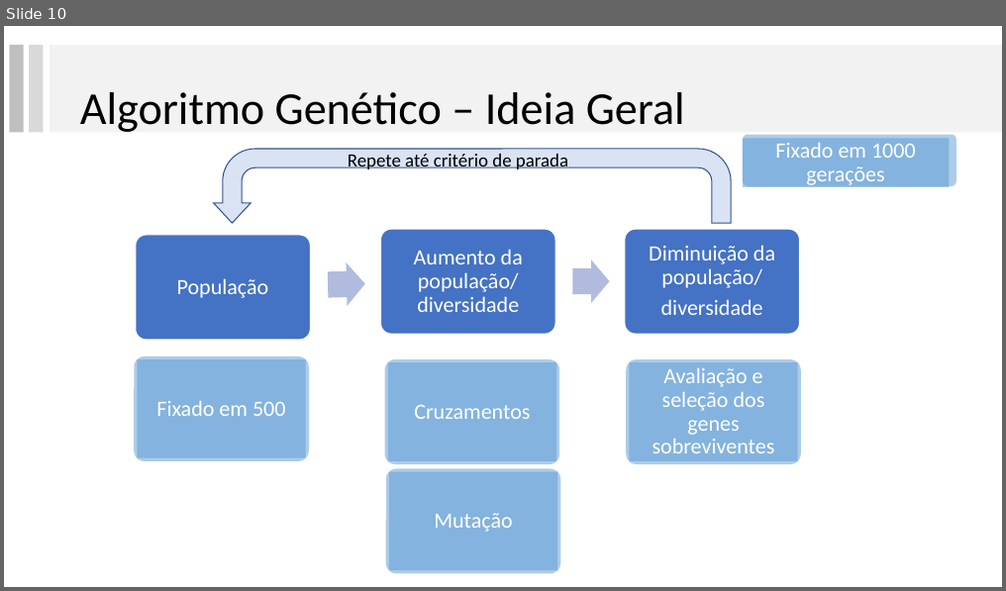
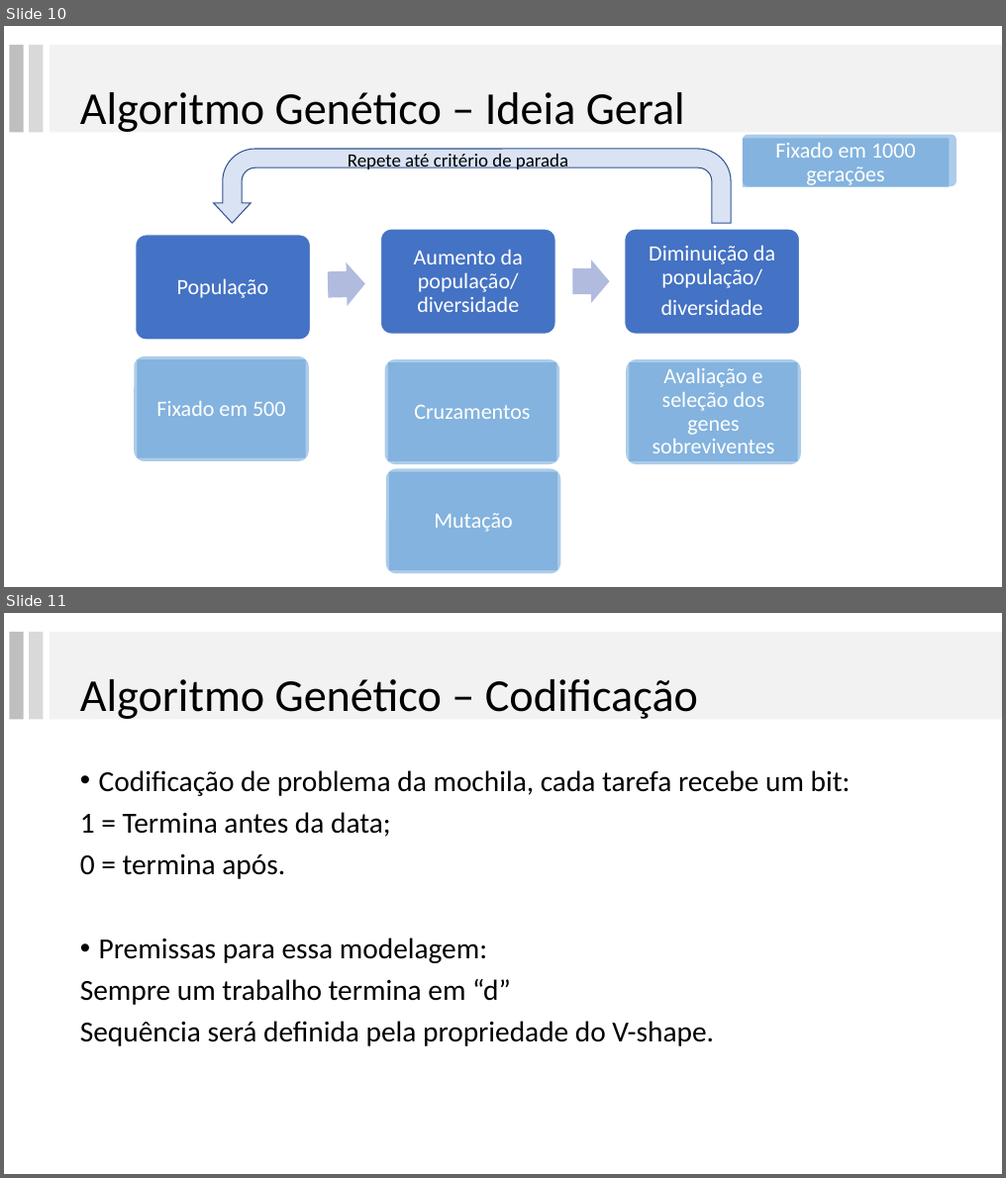
Before and after one commit to lpbiasoto/metaheuristicas, a slide deck: Apresentacao 3/ApresentacaoGA.pptx. Shown one above the other, each under a label of ours: slide 10 before the commit, slides 10 and 11 after it. The pictures are 1006x591 and 1006x1178 pixels, drawn with LibreOffice and Linux fonts; fonts in the diff are those of the drawing. Boxes give left, top, right and bottom in pixels: in the first picture for what was removed or moved away, otherwise in the second. Text is boxed around its words. In the diff, an @@ line names an element or a change of style, - is before the commit and + after.

```diff
--- a/Apresentacao 3/ApresentacaoGA.pptx
+++ b/Apresentacao 3/ApresentacaoGA.pptx
@@ slide 11 added at [4, 613, 1002, 1174], background #FFFFFF @@
@@ rectangle added at [9, 632, 24, 719], fill #BFBFBF @@
@@ rectangle added at [29, 632, 43, 719], fill #D9D9D9 @@
@@ rectangle added at [50, 632, 1002, 719], fill #F2F2F2 @@
@@ title added at [80, 679, 698, 719], 44 pt, text #000000 @@
+Algoritmo Genético – Codificação
@@ text added at [80, 770, 850, 1047], 28 pt, text #000000 @@
+• Codificação de problema da mochila, cada tarefa recebe um bit:
+1 = Termina antes da data;
+0 = termina após.
+• Premissas para essa modelagem:
+Sempre um trabalho termina em “d”
+Sequência será definida pela propriedade do V-shape.
```
Also in this commit, not shown: 4 slides changed, 10 other slides added, 4 slides removed, 1 other file.
